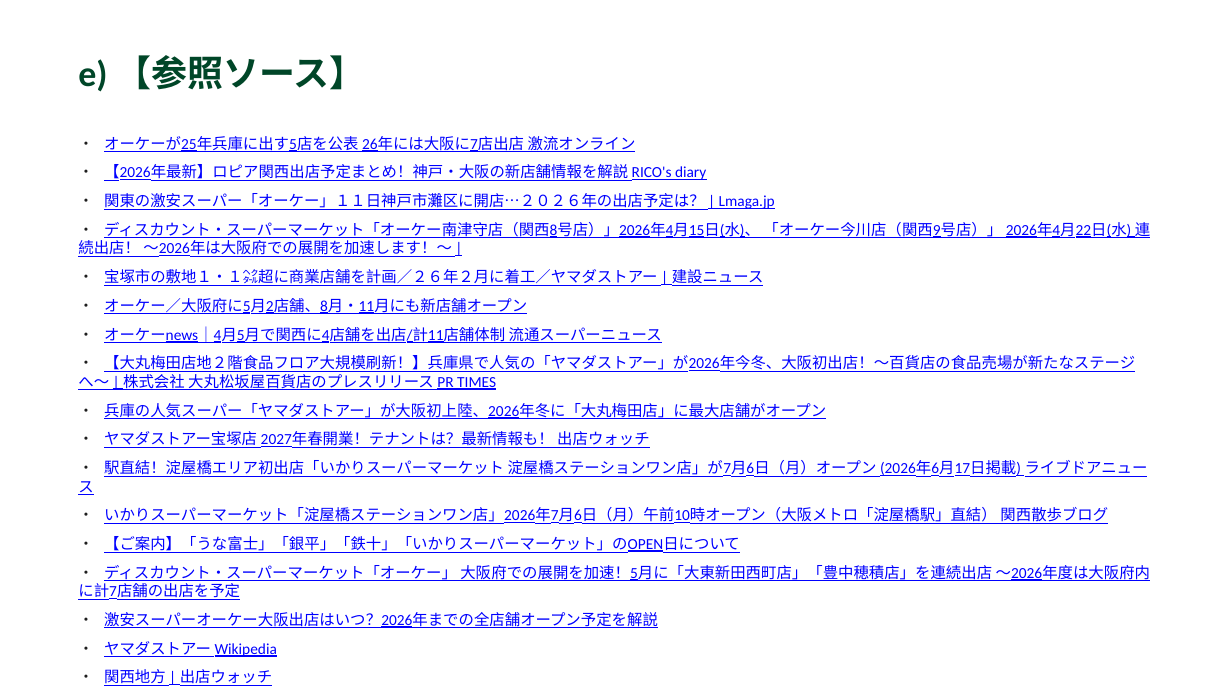
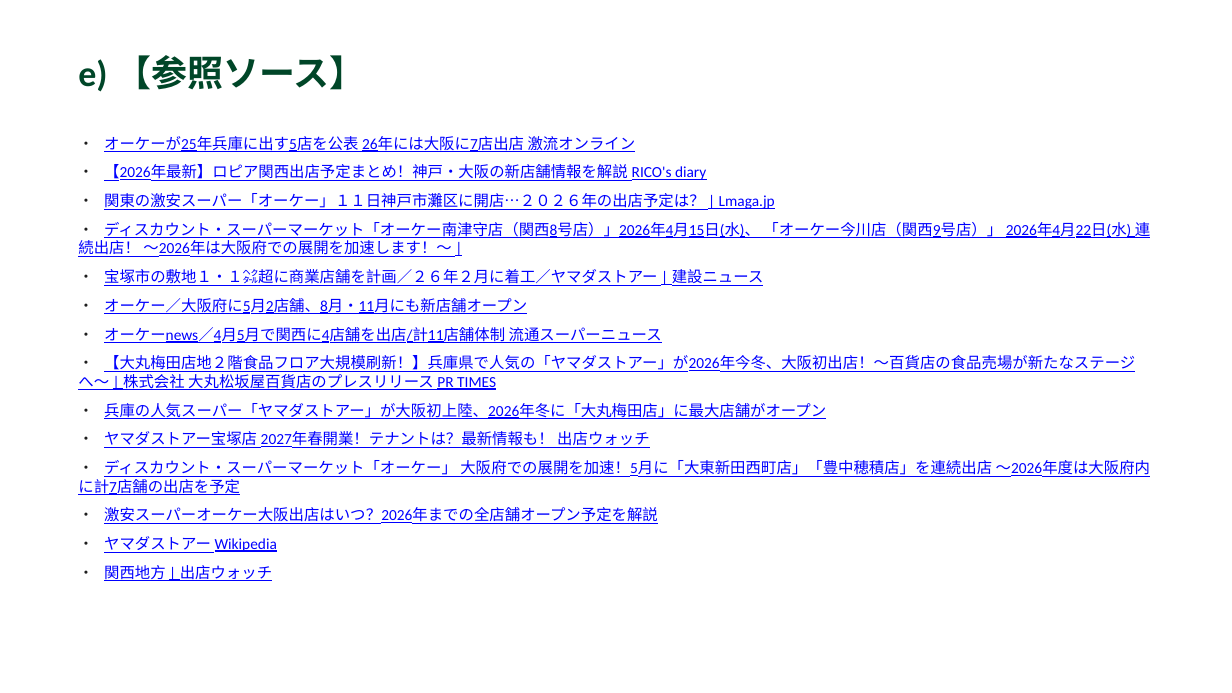
Before and after one commit to yutatbgt-bit/Competitive-research, a slide deck: slide 6 of report/2026_06_18_competitive_report.pptx. Drawn at 1232x693 pixels with LibreOffice and Linux fonts; fonts in the diff are those of the drawing. Boxes give left, top, right and bottom in pixels: in the first picture for what was removed or moved away, otherwise in the second. Text is boxed around its words. In the diff, an @@ line names an element or a change of style, - is before the commit and + after.

```diff
--- a/report/2026_06_18_competitive_report.pptx
+++ b/report/2026_06_18_competitive_report.pptx
@@ text at (78,327,662,343): text changed @@
-・ オーケーnews｜4月5月で関西に4店舗を出店/計11店舗体制 流通スーパーニュース
+・ オーケーnews／4月5月で関西に4店舗を出店/計11店舗体制 流通スーパーニュース
@@ text at (78,460,1148,553): paragraphs removed @@
-・ 駅直結！淀屋橋エリア初出店「いかりスーパーマーケット 淀屋橋ステーションワン店」が7月6日（月）オープン (2026年6月17日掲載) ライブドアニュース
-・ いかりスーパーマーケット「淀屋橋ステーションワン店」2026年7月6日（月）午前10時オープン（大阪メトロ「淀屋橋駅」直結） 関西散歩ブログ
-・ 【ご案内】「うな富士」「銀平」「鉄十」「いかりスーパーマーケット」のOPEN日について
```
Also in this commit, not shown: 4 other slides changed, 2 other files.
